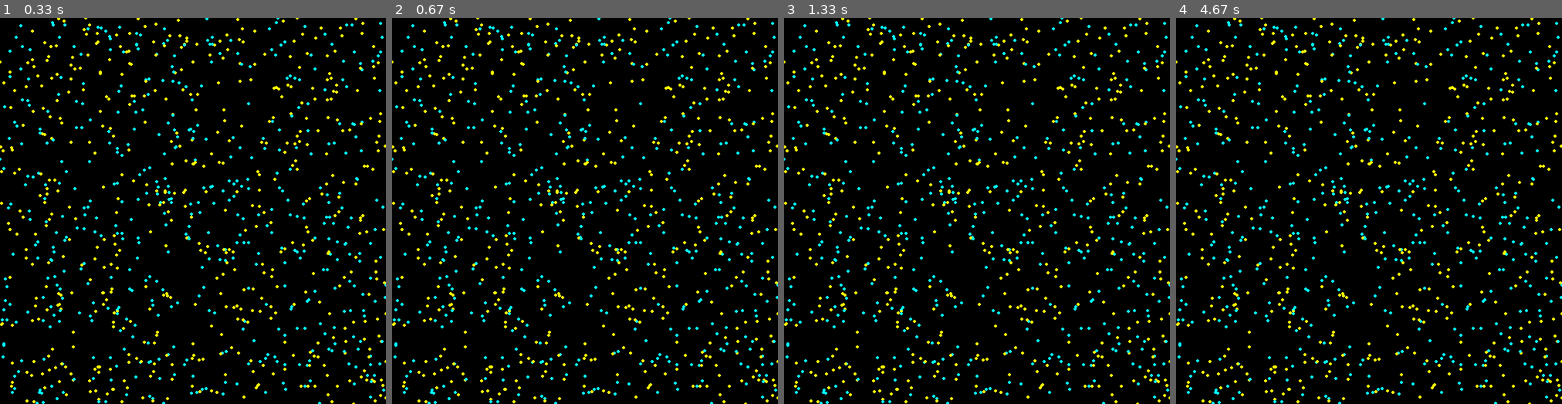
Above: before the commit, frames 1-4 (left to right).
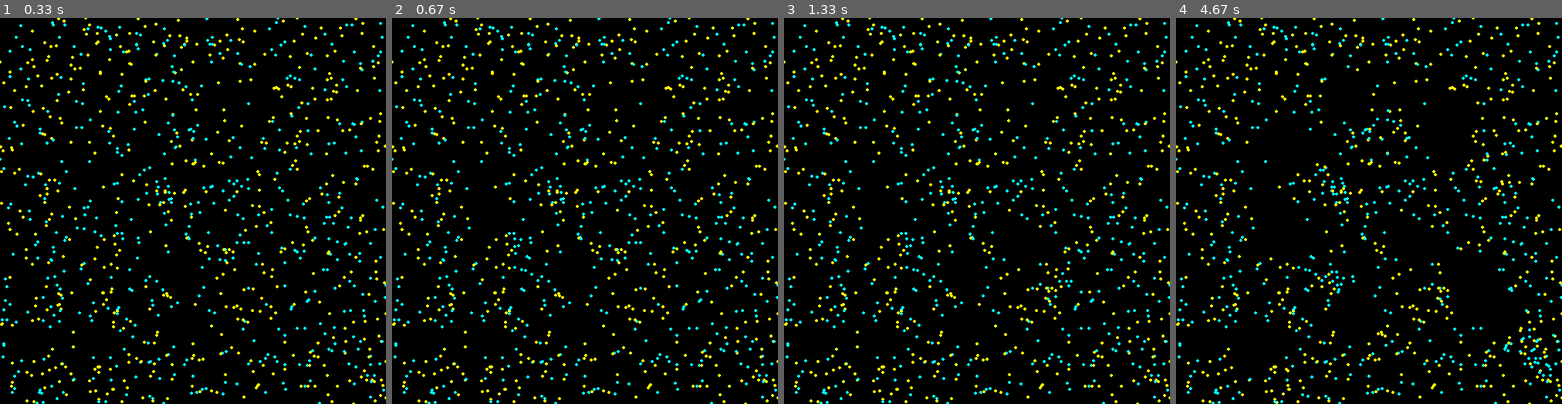
Above: after the commit, the same moments.

Repository: Nikhil-Singla/the-dev-dossier
Game: pygame game, started from game_dev/lifeSystemProgramming.py
The game is run twice, just before and just after one commit, with the same random seed, the same clock (stepped at 60 frames per second) and the same inputs.
Inputs (mouse positions are in pixels of both pictures, inside the frame that each line leads up to):
- Up to frame 1 (0.33 s): no input
- Up to frame 2 (0.67 s): press the mouse at (585, 238) at 0.37 s; move the mouse to (538, 226) at 0.47 s; release the mouse at (492, 214) at 0.6 s
- Up to frame 3 (1.33 s): tap S at 0.67 s; click (1023, 245) at 1.05 s
- Up to frame 4 (4.67 s): click (1349, 311) at 1.38 s; click (1469, 272) at 1.72 s; click (1504, 311) at 2.05 s; click (1450, 141) at 2.38 s; click (1453, 114) at 2.72 s; click (1284, 141) at 3.05 s; click (1253, 353) at 3.38 s; click (1291, 241) at 3.72 s; click (1488, 303) at 4.05 s; click (1345, 95) at 4.38 s

Frame 1 is identical in both runs. In frame 2, 0.1% of the frame differs, in the area x 21-41%, y 47-67%; in frame 3, 0.2%; in frame 4, 1.1%, in the area x 15-100%, y 13-100%.

Commit message:
Basic pushing particle by clicking

Diff:
--- a/game_dev/lifeSystemProgramming.py
+++ b/game_dev/lifeSystemProgramming.py
@@ -26,7 +26,7 @@
 timer = pygame.time.Clock() ## Help run our game at 60 FPS
 
 list_P = []
-
+radius = 30
 class Particle():
     def __init__(self, color):
         self.x = random.randint(0, 500)
@@ -59,6 +59,14 @@
 
     return particles
 
+def push(pos, p, radius):
+    dx = p.x - pos[0]
+    dy = p.y - pos[1]
+    dist = sqrt(dx*dx + dy*dy)
+    if dist < radius:
+        p.x += 50
+        p.y += 50
+
 moveFunc = False
 gameState = True ## Game Running
 screen.fill(background) ## Have our initial background on the screen
@@ -67,6 +75,7 @@
     for event in pygame.event.get():
         if event.type == pygame.QUIT: ## Different from quit(). Here, its an event
             gameState = False
+
         elif event.type == pygame.KEYDOWN:
             if event.key == pygame.K_ESCAPE:
                 gameState = False
@@ -74,15 +83,21 @@
                 screen.fill(background)
                 list_P.clear()
                 moveFunc = False
-
             if event.key == pygame.K_s:
                 moveFunc = True
+
+        elif event.type == pygame.MOUSEBUTTONUP:
+            pos = pygame.mouse.get_pos()
+            screen.fill(background)
+            for p in list_P:
+                push(pos, p, radius)
+                pygame.draw.circle(screen, p.col, (p.x, p.y), 2)
 
     if len(list_P) < 1000: ## Max Cap on particle count
         list_P += create(200, [yellow, aqua])
 
-    for p in list_P:
-            pygame.draw.circle(screen, p.col, (p.x, p.y), 2)
+    for particle in list_P:
+            pygame.draw.circle(screen, particle.col, (particle.x, particle.y), 2)
 ##            if moveFunc == True:
 
     pygame.display.flip() ## Update the content of the entire display
